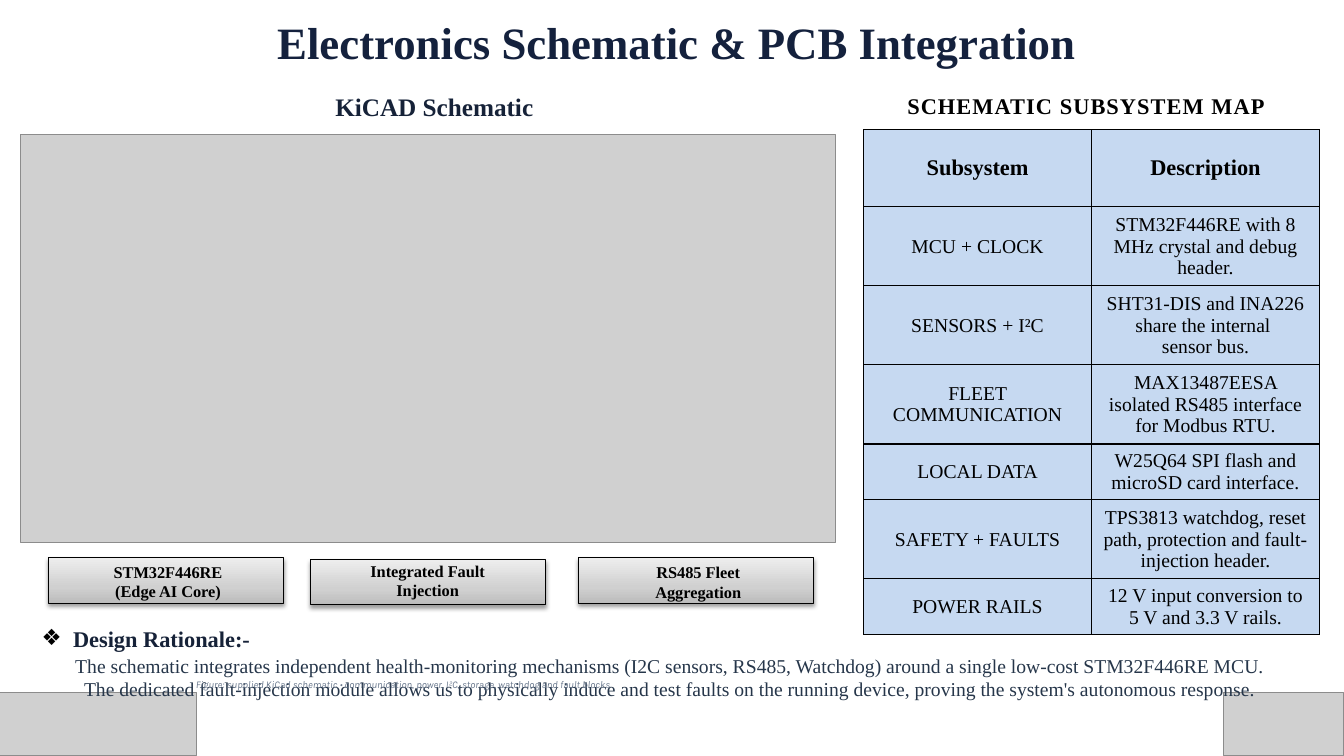
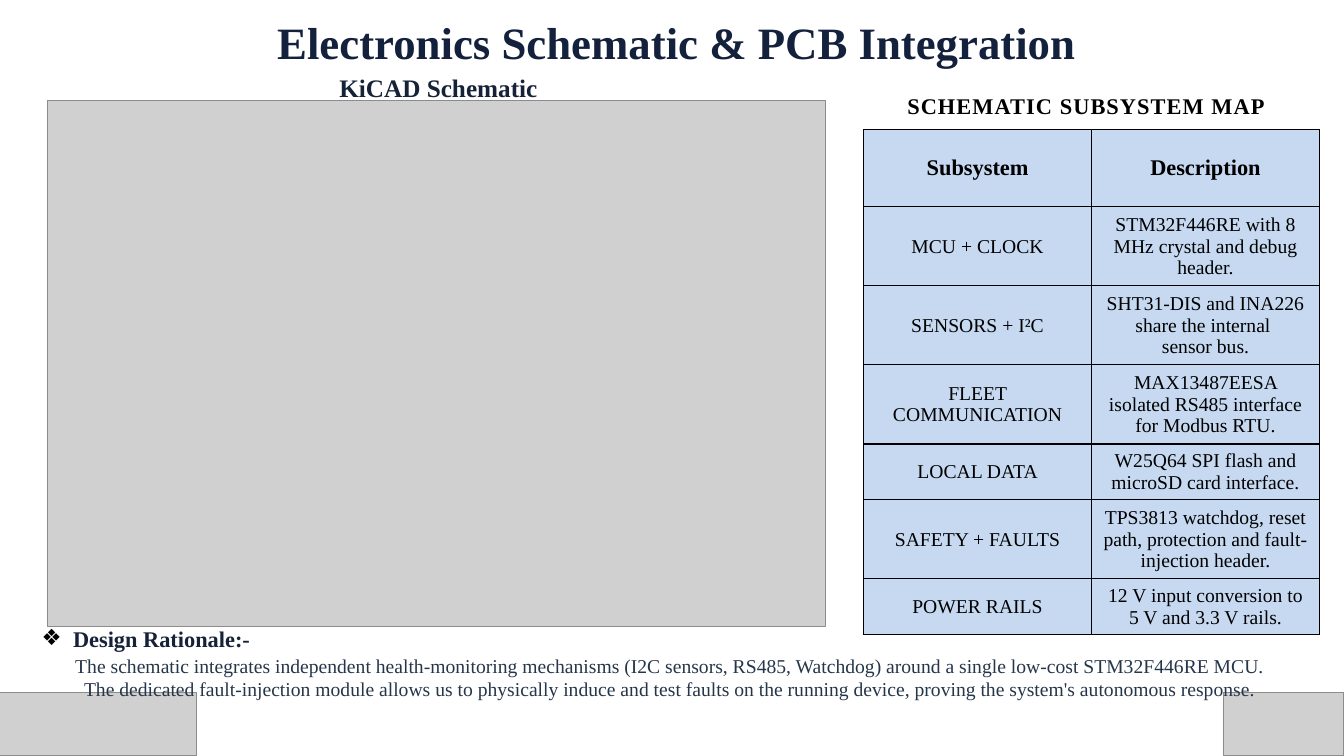
Before and after one commit to ConquerToFreedom/SwasthEdge, a slide deck: slide 9 of ppt/Vishwakarma Awards 2026-27 Stage 2 Submission PPT.pptx. Drawn at 1344x756 pixels with LibreOffice and Linux fonts; fonts in the diff are those of the drawing; grey boxes stand for pictures. Boxes give left, top, right and bottom in pixels: in the first picture for what was removed or moved away, otherwise in the second. Text is boxed around its words. In the diff, an @@ line names an element or a change of style, - is before the commit and + after.

```diff
--- a/ppt/Vishwakarma Awards 2026-27 Stage 2 Submission PPT.pptx
+++ b/ppt/Vishwakarma Awards 2026-27 Stage 2 Submission PPT.pptx
@@ text "KiCAD Schematic" rewrapped from <box>335,98,533,117</box> to <box>339,79,537,103</box> @@
@@ picture: place and size @@
-picture at <box>20,134,836,542</box>
+picture at <box>47,101,826,627</box>
@@ rectangle removed at <box>48,559,283,604</box> @@
@@ text removed at <box>114,567,223,601</box> @@
-STM32F446RE
-(Edge AI Core)
@@ rectangle removed at <box>311,560,545,605</box> @@
@@ text removed at <box>370,565,485,600</box> @@
-Integrated Fault
-Injection
@@ rectangle removed at <box>579,559,814,604</box> @@
@@ text removed at <box>655,566,741,602</box> @@
-RS485 Fleet
-Aggregation
@@ text removed at <box>227,681,610,690</box> @@
-Figure: supplied KiCad schematic • communication, power, I²C, storage, watchdog and fault blocks
```
Also in this commit, not shown: 7 other slides changed, 4 other files.
